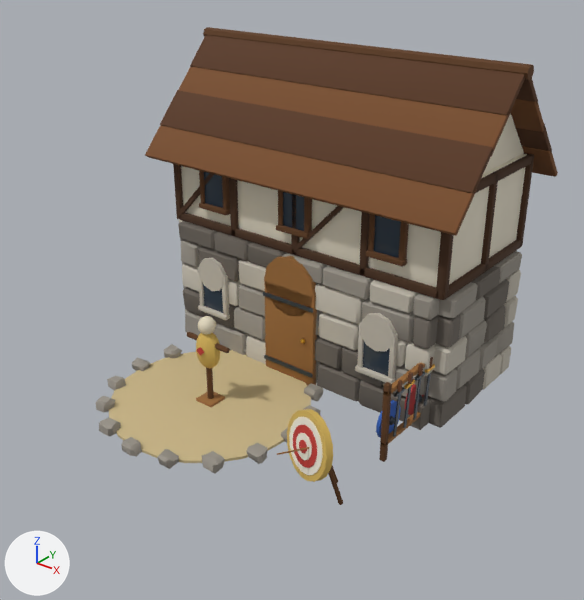
Renders of the glTF model modele3d/export/mapa/koszary_poz12.glb from each side of a commit.
Camera for both pictures: a 50 mm lens placed at (8.68, -10.65, 8.42), pointed at (0.42, -0.32, 2.02). Lighting does not change. The marker at lower left points along +X, +Y and +Z. The first picture is the older version. Vertices at exactly the same position are counted once.

Before the edit, the objects in view are built like this:
```python
me_koszary_poz12 = bpy.data.meshes.new('koszary_poz12')
me_koszary_poz12.from_pydata(...)  # 7538 vertices, 14148 faces; spans x -3.5..3.5, y -3.59..3.77, z -0.04..6.22
me_koszary_poz12.materials.append(mat_mapa_stone)  # grey #9a948a
me_koszary_poz12.materials.append(mat_mapa_stone_light)  # light grey #c4bdaf
me_koszary_poz12.materials.append(mat_mapa_stone_dark)  # dark grey #6d665e
me_koszary_poz12.materials.append(mat_mapa_plaster)  # pale yellow #ece4d0
me_koszary_poz12.materials.append(mat_mapa_beam)  # brown #4a2f1a
me_koszary_poz12.materials.append(mat_mapa_glass)  # dark blue #2a3a4a
me_koszary_poz12.materials.append(mat_mapa_wood_dark)  # brown #5e3b1c
me_koszary_poz12.materials.append(mat_mapa_shingle)  # brown #7a4e2a
me_koszary_poz12.materials.append(mat_mapa_shingle_dark)  # brown #5a3820
me_koszary_poz12.materials.append(mat_mapa_wood)  # brown #9a6a36
me_koszary_poz12.materials.append(mat_mapa_iron)  # greyish blue #4d545c
me_koszary_poz12.materials.append(mat_mapa_gold)  # orange #e0ac3c
me_koszary_poz12.materials.append(mat_mapa_sand)  # beige #cdb98a
me_koszary_poz12.materials.append(mat_mapa_straw)  # yellow #d4b25a
me_koszary_poz12.materials.append(mat_mapa_canvas)  # pale yellow #e6dcc2
me_koszary_poz12.materials.append(mat_mapa_target_r)  # red #c23a32
me_koszary_poz12.materials.append(mat_mapa_target_w)  # white #efe9da
me_koszary_poz12.materials.append(mat_mapa_leather)  # brown #6e4428
me_koszary_poz12.materials.append(mat_mapa_banner)  # blue #2f5fb8
me_koszary_poz12.materials.append(mat_mapa_banner_red)  # red #a82a2a
ob_koszary_poz12 = bpy.data.objects.new('koszary_poz12', me_koszary_poz12)
ob_koszary_poz12.location = (0.0, 0.0, 0.0)
```
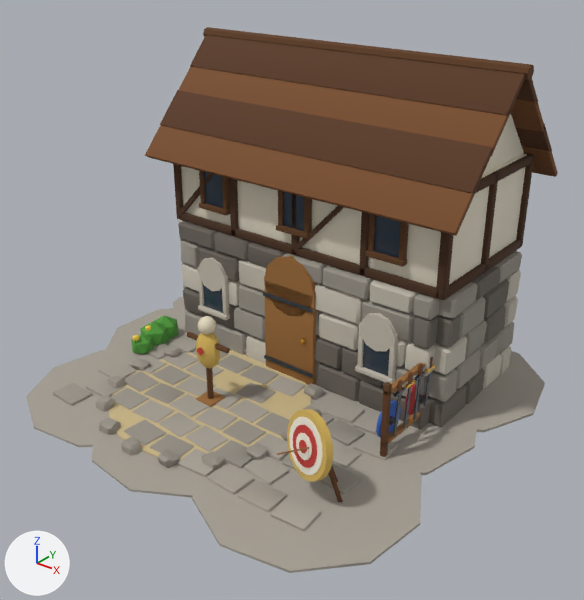
Changed parts and their boxes [x1, y1, x2, y2] in the pictures (584 x 600 px):
'koszary_poz12', reshaped (15% wider, 14% taller): before [96, 27, 558, 505]; after [27, 27, 558, 573]
part 1 of me_koszary_poz12, added: after [27, 350, 111, 447]
part 2 of me_koszary_poz12, added: after [103, 308, 187, 371]
part 3 of me_koszary_poz12, added: after [173, 296, 185, 331]
part 4 of me_koszary_poz12, added: after [92, 412, 201, 498]
part 5 of me_koszary_poz12, added: after [192, 454, 422, 573]
part 6 of me_koszary_poz12, added: after [306, 383, 477, 475]
part 7 of me_koszary_poz12, added: after [425, 351, 545, 432]
part 8 of me_koszary_poz12, added (green): after [140, 321, 169, 346]
part 9 of me_koszary_poz12, added: after [131, 334, 153, 355]
part 10 of me_koszary_poz12, built on: before [150, 357, 170, 365]; after [53, 315, 398, 531]

What the commit changed:
Material 'mapa_leaves' (mat_mapa_leaves) is new.
Its base color is (0.0782, 0.323, 0.0423) (green #4f9a3a).
Its roughness is 0.85.
Material 'mapa_flower_r' (mat_mapa_flower_r) is new.
Its base color is (0.745, 0.0648, 0.0648) (red #e04848).
Its roughness is 0.7.
Material 'mapa_flower_y' (mat_mapa_flower_y) is new.
Its base color is (0.888, 0.631, 0.0685) (yellow #f2d04a).
Its roughness is 0.7.
Material 'mapa_paving' (mat_mapa_paving) is new.
Its base color is (0.392, 0.356, 0.305) (grey #a8a196).
Its roughness is 0.95.
me_koszary_poz12 is used by ob_koszary_poz12; location (0.0, 0.0, 0.0).
me_koszary_poz12 had 7538 vertices, 14148 faces and spanned x -3.5..3.5, y -3.59..3.77, z -0.04..6.22.
me_koszary_poz12 now has 8966 vertices, 16732 faces and spans x -4.51..4.33, y -4.19..4.01, z -0.13..6.22.
me_koszary_poz12 part 1: a new loose piece, a 10-sided cylinder along z spanning x -3.932..-0.403, y -4.098..-0.595, z 0.005..0.045, in mat_mapa_paving (grey #a8a196).
me_koszary_poz12 part 2: a new loose piece, a 10-sided cylinder along z spanning x -4.256..-0.674, y -1.983..1.768, z 0.004..0.046, in mat_mapa_paving (grey #a8a196).
me_koszary_poz12 part 3: a new loose piece, a 10-sided cylinder along z spanning x -4.505..-0.488, y 0.082..4.008, z 0.003..0.047, in mat_mapa_paving (grey #a8a196).
me_koszary_poz12 part 4: a new loose piece, a 10-sided cylinder along z spanning x -1.952..1.589, y -4.185..-0.699, z 0.004..0.046, in mat_mapa_paving (grey #a8a196).
me_koszary_poz12 part 5: a new loose piece, a 10-sided cylinder along z spanning x 0.546..4.218, y -4.191..-0.474, z 0.003..0.047, in mat_mapa_paving (grey #a8a196).
me_koszary_poz12 part 6: a new loose piece, a 10-sided cylinder along z spanning x 0.094..3.952, y -1.745..2.031, z 0.002..0.048, in mat_mapa_paving (grey #a8a196).
me_koszary_poz12 part 7: a new loose piece, a 10-sided cylinder along z spanning x 0.578..4.327, y 0.24..3.907, z 0.001..0.049, in mat_mapa_paving (grey #a8a196).
me_koszary_poz12 part 8: a new loose piece, an icosphere of 20 faces spanning x -3.44..-2.85, y -0.84..-0.28, z -0.13..0.53, in mat_mapa_leaves (green #4f9a3a).
me_koszary_poz12 part 9: a new loose piece, an icosphere of 20 faces spanning x -3.26..-2.81, y -1.23..-0.8, z -0.05..0.45, in mat_mapa_leaves (green #4f9a3a).
me_koszary_poz12 part 10: 1 vertex moved within x -2.44, y -1.01, z 0.08; 1116 vertices added at x -3.48..2.97, y -3.27..0.06, z -0.12..0.52.
Other edits to the shape of me_koszary_poz12 do not show in these pictures.
me_koszary_poz12 gains material mat_mapa_paving (grey #a8a196).
me_koszary_poz12 gains material mat_mapa_leaves (green #4f9a3a).
me_koszary_poz12 gains material mat_mapa_flower_y (yellow #f2d04a).
me_koszary_poz12 gains material mat_mapa_flower_r (red #e04848).
